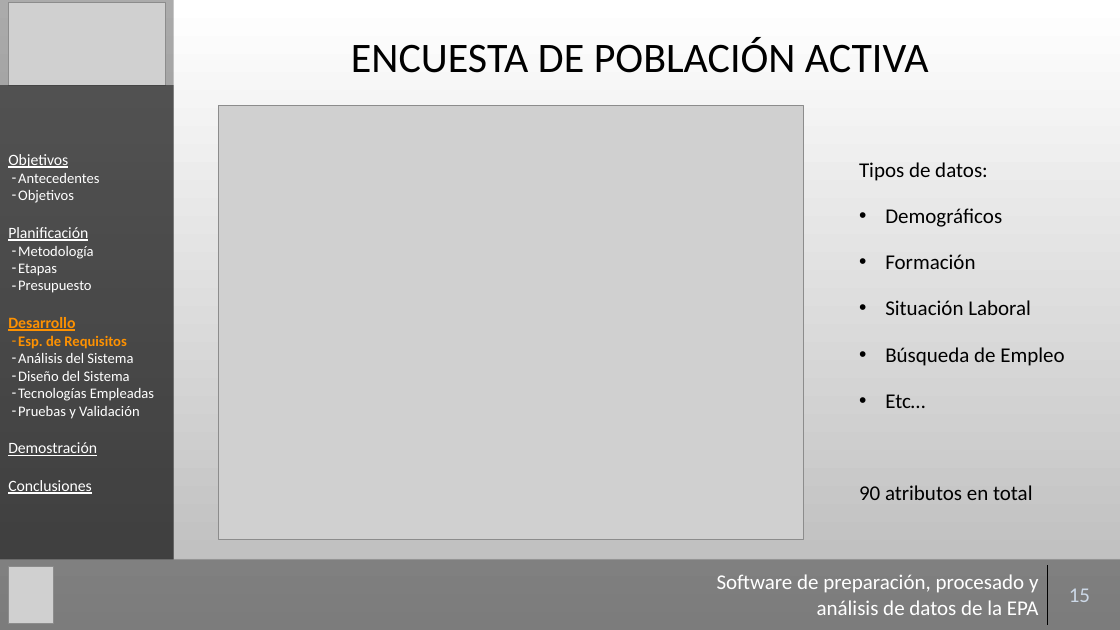
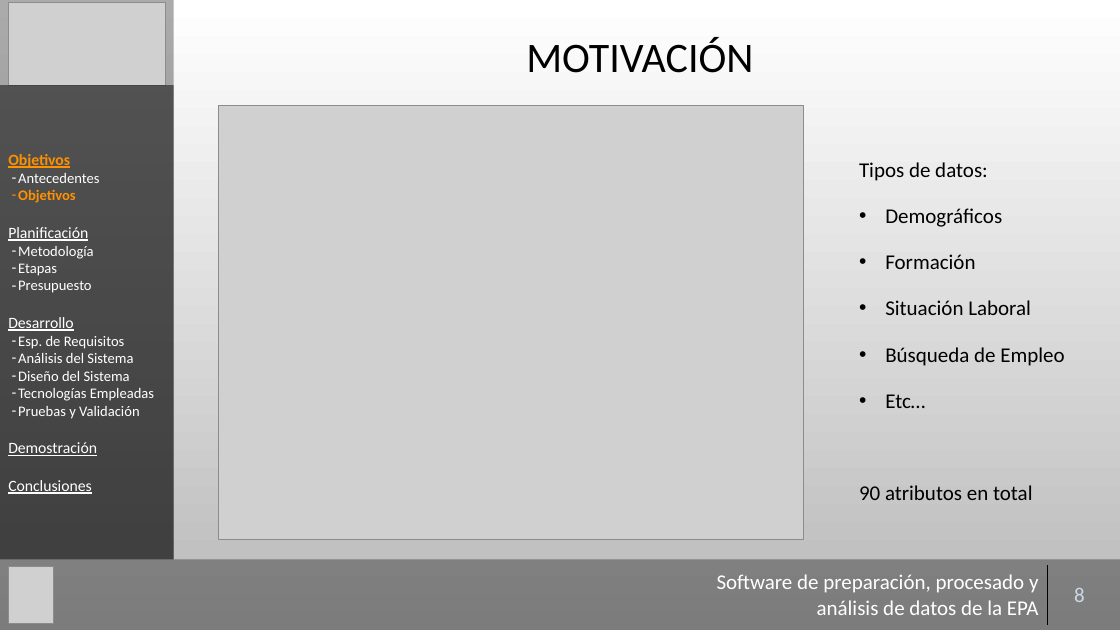
Before and after one commit to Gaulent/epa_explorer, a slide deck: slide 8 of mem/presentacion.pptx (slide 15 before the commit). Drawn at 1120x630 pixels with LibreOffice and Linux fonts; fonts in the diff are those of the drawing; grey boxes stand for pictures; background and template pictures are left out. Boxes give left, top, right and bottom in pixels: in the first picture for what was removed or moved away, otherwise in the second. Text is boxed around its words. In the diff, an @@ line names an element or a change of style, - is before the commit and + after.

```diff
--- a/mem/presentacion.pptx
+++ b/mem/presentacion.pptx
@@ title at (526, 38, 753, 73): text changed @@
-ENCUESTA DE POBLACIÓN ACTIVA
+MOTIVACIÓN
@@ text in rectangle at (8, 154, 125, 349): text colour #FFFFFF to #FD9101, bold on in "Objetivos", "Objetivos"; text colour #FD9101 to #FFFFFF, bold off in "Desarrollo", "Esp. de Requisitos" @@
@@ table at (705, 565, 1112, 624) @@
-row 1, column 2: 15
+row 1, column 2: 8
```
Also in this commit, not shown: 13 other slides changed.
